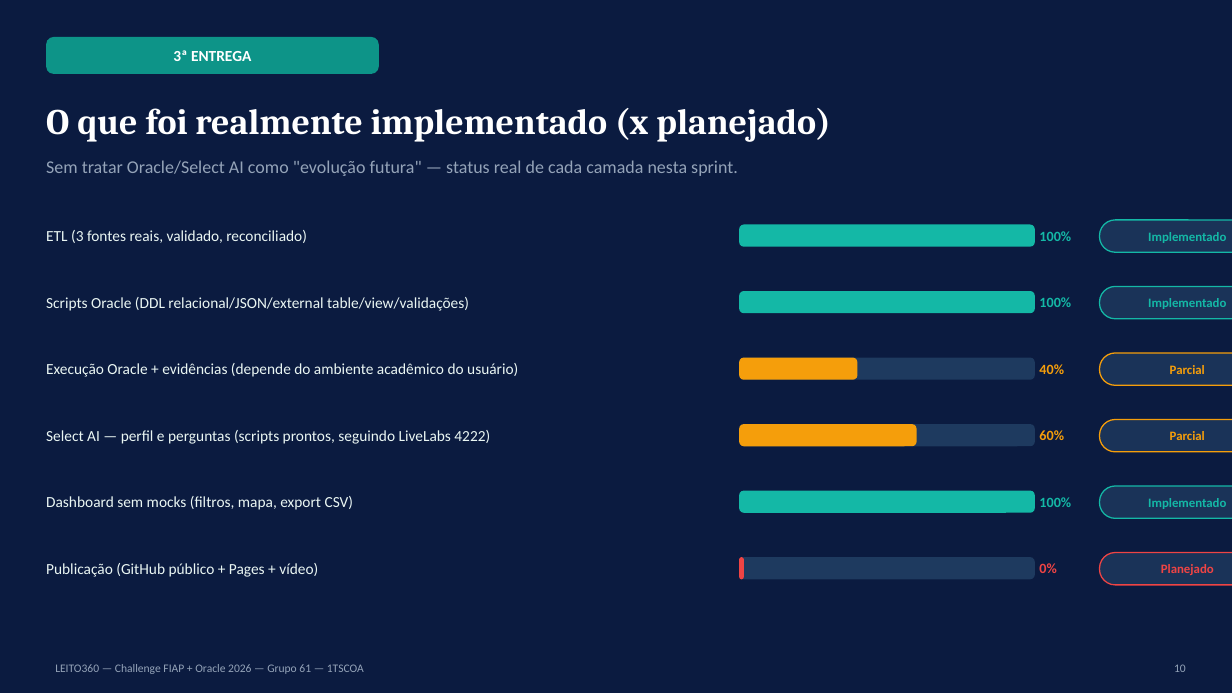
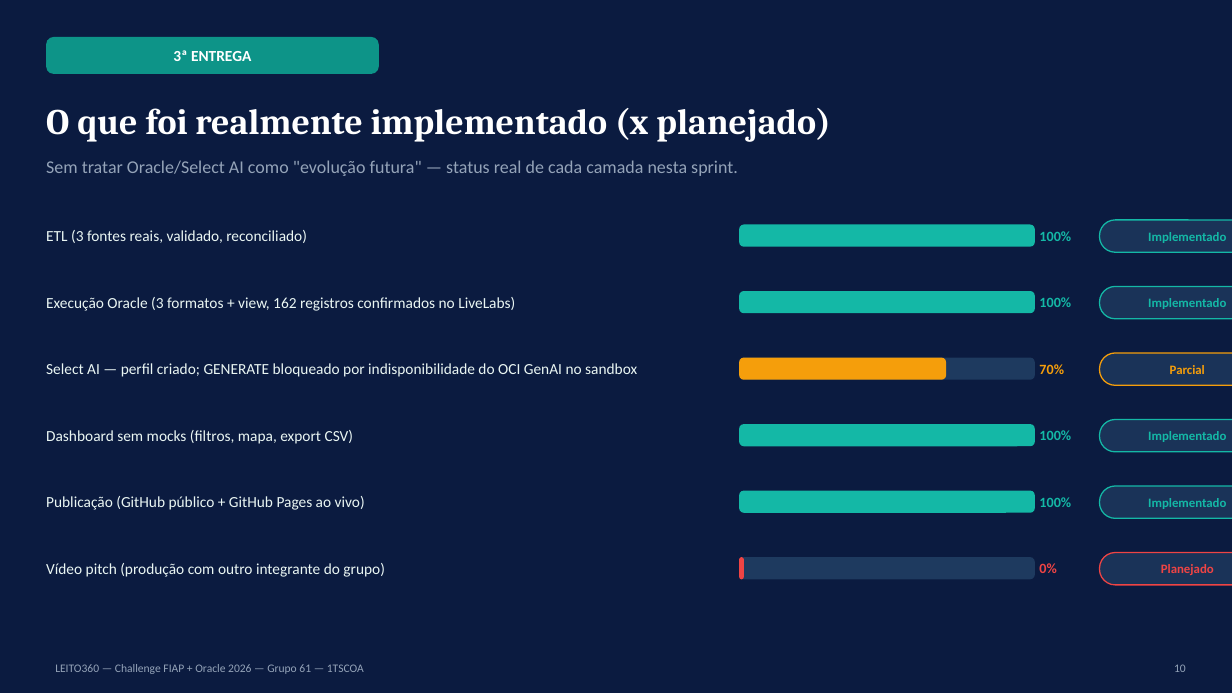
Before and after one commit to gabriellive1817-stack/Leito_360, a slide deck: slide 10 of EC_Sprint_2_1TSCOA_EvidenciasConstrucao_LEITO360_GRUPO61.pptx. Drawn at 1232x693 pixels with LibreOffice and Linux fonts; fonts in the diff are those of the drawing. Boxes give left, top, right and bottom in pixels: in the first picture for what was removed or moved away, otherwise in the second. Text is boxed around its words. In the diff, an @@ line names an element or a change of style, - is before the commit and + after.

```diff
--- a/EC_Sprint_2_1TSCOA_EvidenciasConstrucao_LEITO360_GRUPO61.pptx
+++ b/EC_Sprint_2_1TSCOA_EvidenciasConstrucao_LEITO360_GRUPO61.pptx
@@ text at <box>46,297,515,311</box>: text changed @@
-Scripts Oracle (DDL relacional/JSON/external table/view/validações)
+Execução Oracle (3 formatos + view, 162 registros confirmados no LiveLabs)
@@ rounded rectangle: place and size @@
-rounded rectangle at <box>739,358,858,380</box>
+rounded rectangle at <box>739,358,946,380</box>
@@ text at <box>46,363,637,377</box>: text changed @@
-Execução Oracle + evidências (depende do ambiente acadêmico do usuário)
+Select AI — perfil criado; GENERATE bloqueado por indisponibilidade do OCI GenAI no sandbox
@@ text at <box>1039,364,1064,374</box>: text changed @@
-40%
+70%
@@ text "Dashboard sem mocks (filtros, mapa, ...": place and size @@
-text "Dashboard sem mocks (filtros, mapa, ..." at <box>46,496,354,510</box>
+text "Dashboard sem mocks (filtros, mapa, ..." at <box>46,430,354,444</box>
@@ text removed at <box>46,430,490,444</box> @@
-Select AI — perfil e perguntas (scripts prontos, seguindo LiveLabs 4222)
@@ rounded rectangle: place and size @@
-rounded rectangle at <box>739,424,917,446</box>
+rounded rectangle at <box>739,424,1035,446</box>
@@ rounded rectangle at <box>739,424,1035,446</box>: fill #F59E0B to #14B8A6 @@
@@ rounded rectangle removed at <box>739,424,1035,446</box> @@
@@ text at <box>1039,430,1071,440</box>: text changed; text colour #F59E0B to #14B8A6 @@
-60%
+100%
@@ rounded rectangle at <box>1100,420,1232,452</box>: outline #F59E0B 1 pt to #14B8A6 1 pt @@
@@ text at <box>1148,431,1226,442</box>: text changed; text colour #F59E0B to #14B8A6 @@
-Parcial
+Implementado
@@ text added at <box>46,496,365,510</box>, 12 pt, text #EAF6F3 @@
+Publicação (GitHub público + GitHub Pages ao vivo)
@@ text at <box>46,563,385,577</box>: text changed @@
-Publicação (GitHub público + Pages + vídeo)
+Vídeo pitch (produção com outro integrante do grupo)
```
Also in this commit, not shown: 3 other slides changed, 2 slides added, 2 slides removed, 6 other files.
